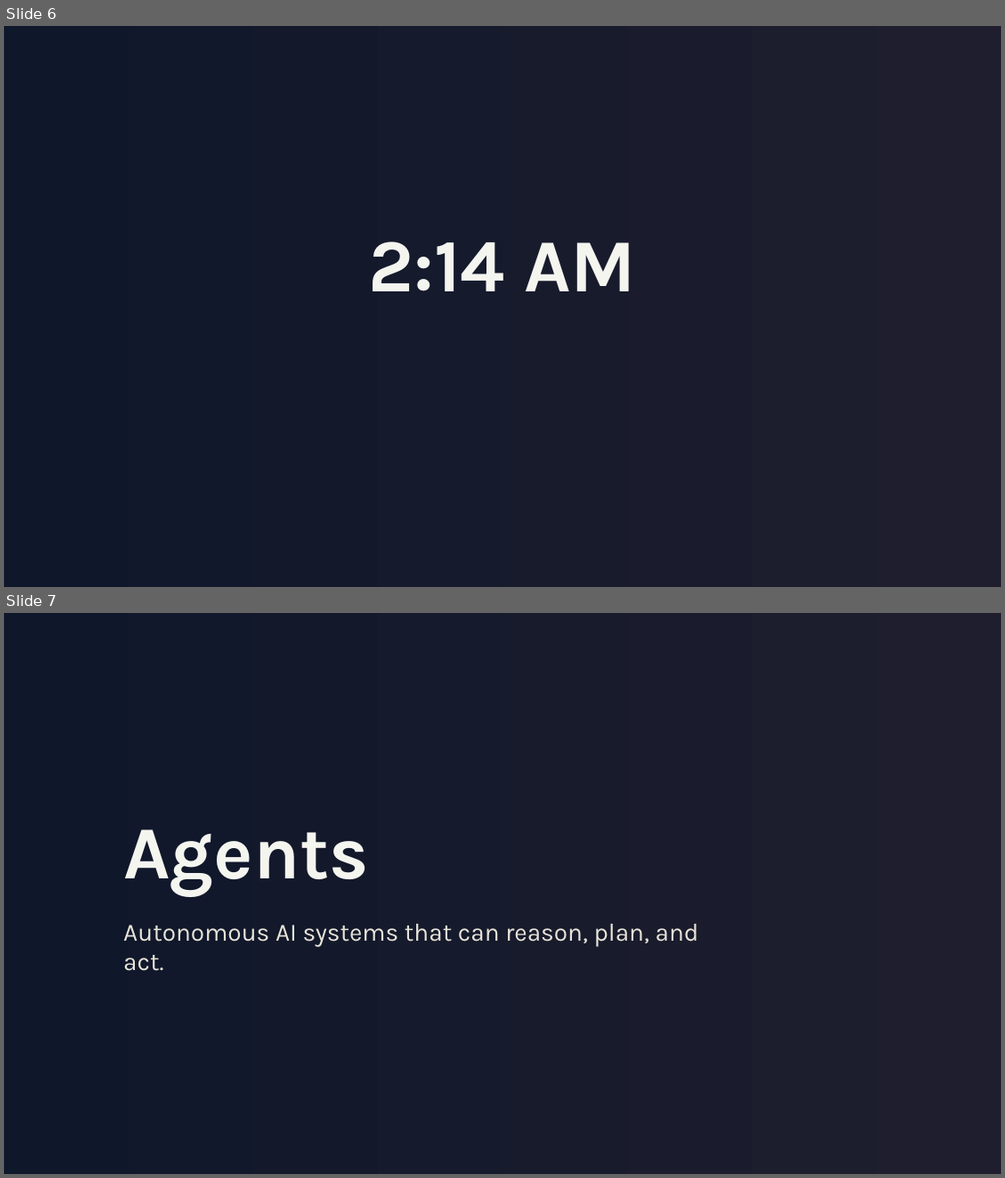
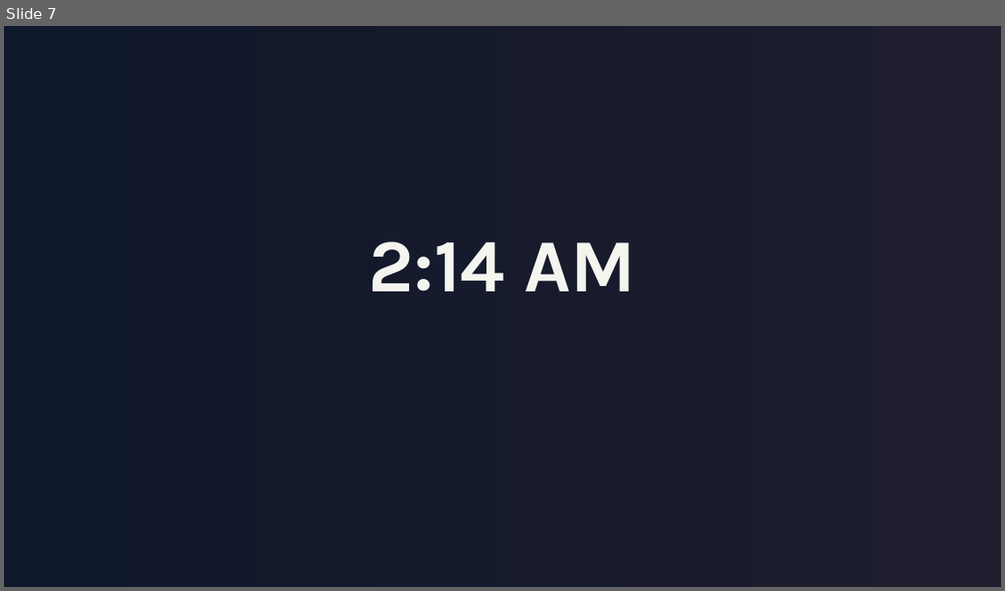
Before and after one commit to Anthony50102/MicroUSPresentation, a slide deck: presentation/presentation-v4-gradient-noir.pptx. Shown one above the other, each under a label of ours: slides 6 and 7 before the commit, slide 7 after it. The pictures are 1005x1178 and 1005x591 pixels, drawn with LibreOffice and Linux fonts; fonts in the diff are those of the drawing. Boxes give left, top, right and bottom in pixels: in the first picture for what was removed or moved away, otherwise in the second. Text is boxed around its words. In the diff, an @@ line names an element or a change of style, - is before the commit and + after.

```diff
--- a/presentation/presentation-v4-gradient-noir.pptx
+++ b/presentation/presentation-v4-gradient-noir.pptx
@@ slide 7 removed at box(4, 613, 1001, 1174), background gradient #0F172A to #1E1E2E @@
@@ text removed at box(123, 829, 369, 895) @@
-Agents
@@ text removed at box(123, 924, 699, 971) @@
-Autonomous AI systems that can reason, plan, and act.
@@ what was slide 6 is now slide 7 @@
```
Also in this commit, not shown: 14 slides changed, 4 slides added, 1 other slide removed, 3 other files.
